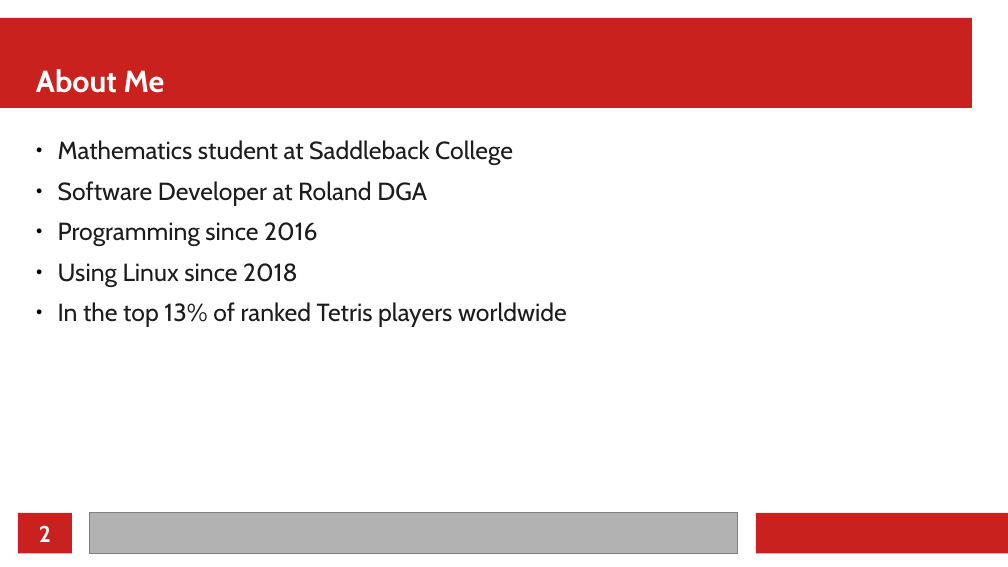
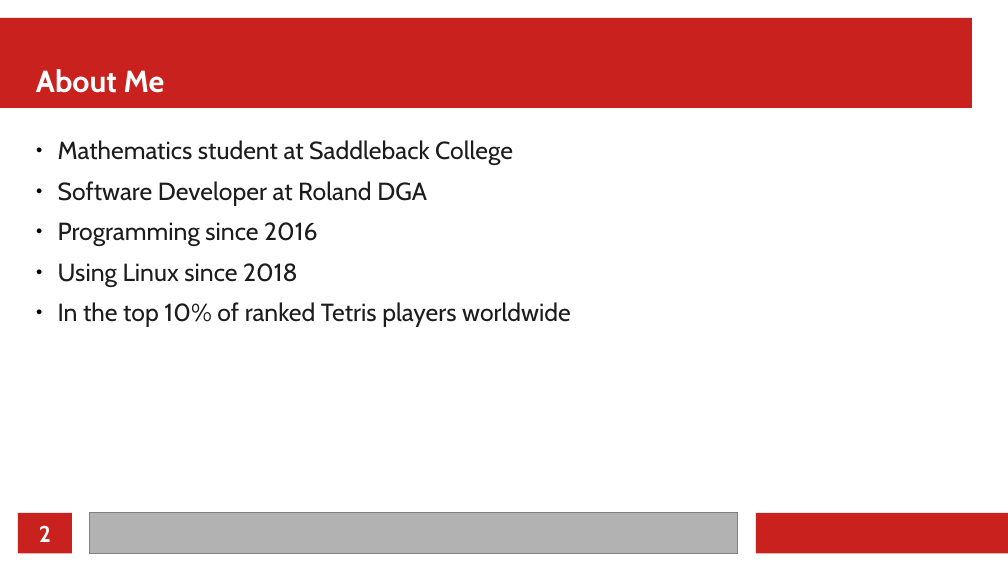
Before and after one commit to MarkusG/UCI-Slides, a slide deck: slide 2 of CLI.odp. Drawn at 1008x567 pixels with LibreOffice and Linux fonts; fonts in the diff are those of the drawing. Boxes give left, top, right and bottom in pixels: in the first picture for what was removed or moved away, otherwise in the second. Text is boxed around its words. In the diff, an @@ line names an element or a change of style, - is before the commit and + after.

```diff
--- a/CLI.odp
+++ b/CLI.odp
@@ text at <box>58,302,571,327</box>: text changed @@
-● In the top 13% of ranked Tetris players worldwide
+● In the top 10% of ranked Tetris players worldwide
```
Also in this commit, not shown: 3 other slides changed, 3 slides added, 1 other file.
